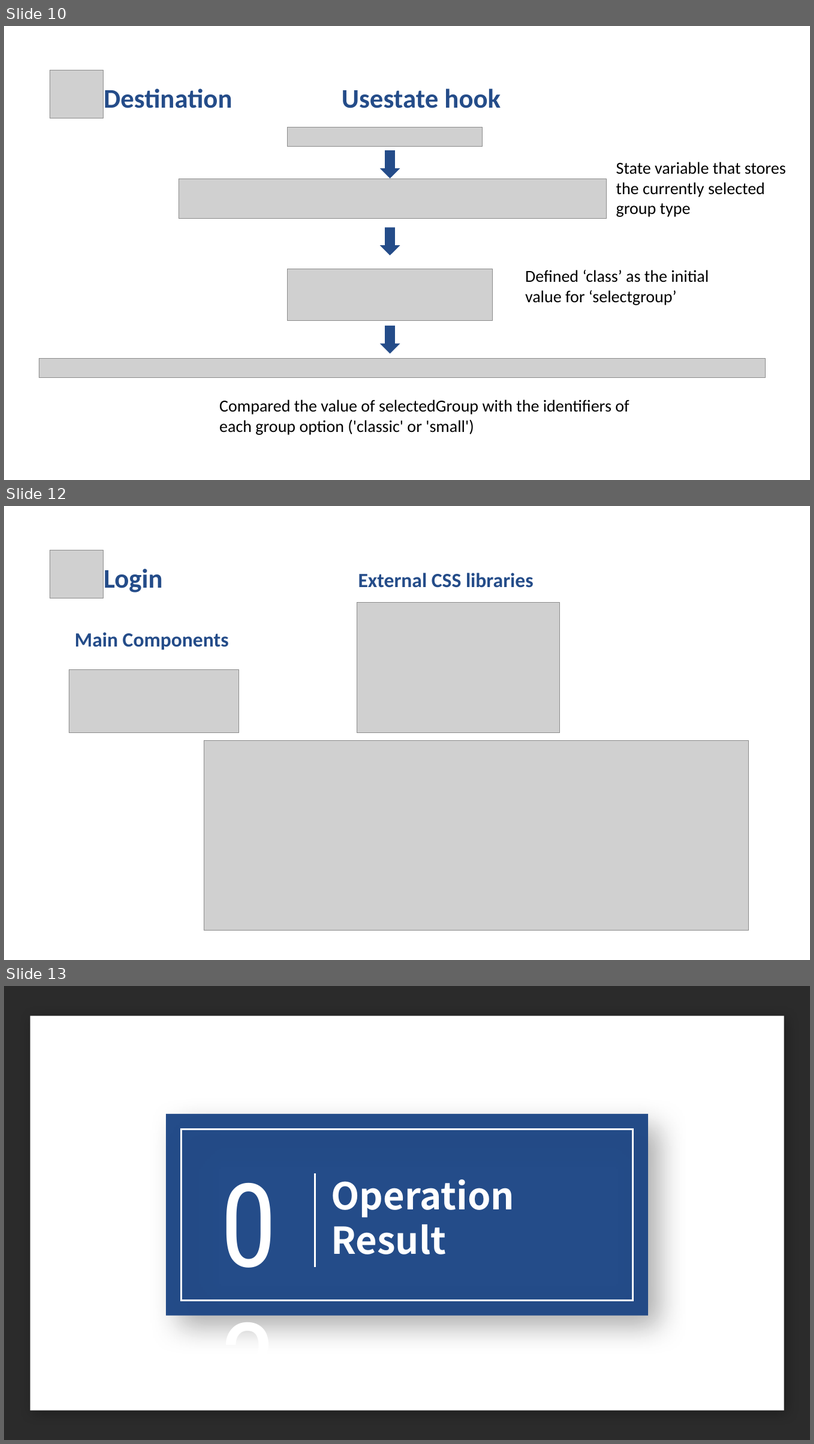
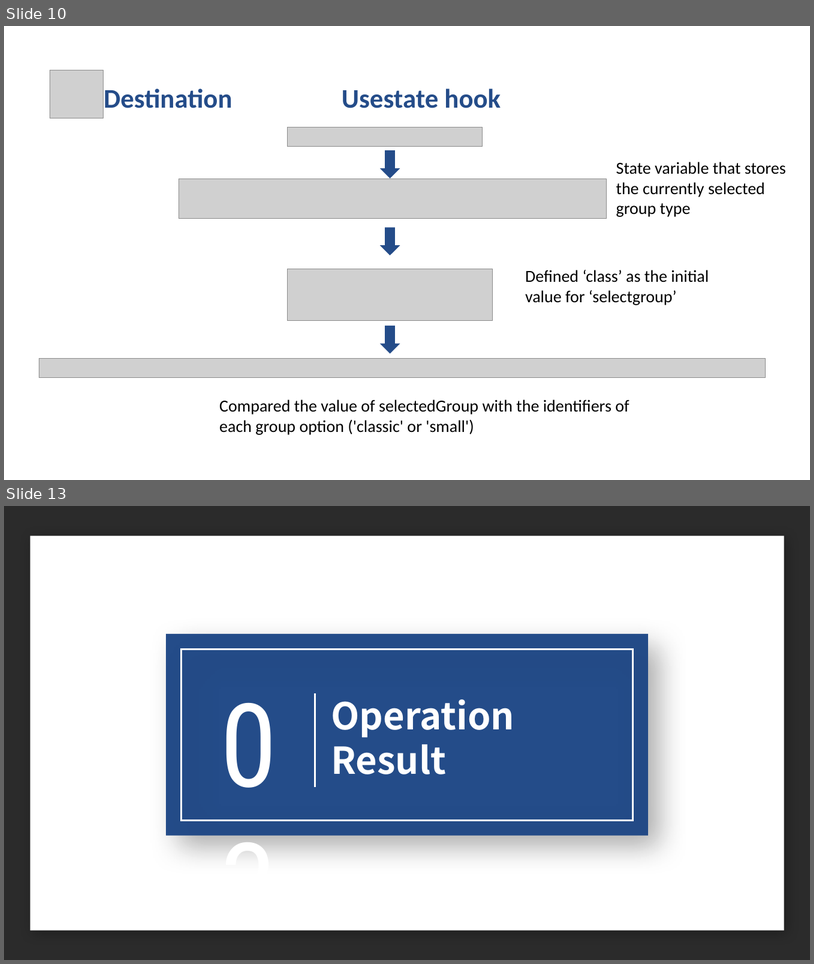
Before and after one commit to chongchen1999/TravelMingle, a slide deck: INFO6150-final.pptx. Shown one above the other, each under a label of ours: slides 10, 12 and 13 before the commit, slides 10 and 13 after it; the slides between them are not shown. The pictures are 814x1444 and 814x964 pixels, drawn with LibreOffice and Linux fonts; fonts in the diff are those of the drawing; grey boxes stand for pictures; background and template pictures are left out; a plain dark background stands for a picture behind light text. Boxes give left, top, right and bottom in pixels: in the first picture for what was removed or moved away, otherwise in the second. Text is boxed around its words. In the diff, an @@ line names an element or a change of style, - is before the commit and + after.

```diff
--- a/INFO6150-final.pptx
+++ b/INFO6150-final.pptx
@@ slide 12 removed at <box>4,506,810,960</box>, background picture (left out) @@
@@ picture removed at <box>50,550,103,598</box> @@
@@ title removed at <box>104,568,163,592</box> @@
-Login
@@ text removed at <box>359,573,534,588</box> @@
-External CSS libraries
@@ picture removed at <box>357,602,560,733</box> @@
@@ text removed at <box>75,632,229,650</box> @@
-Main Components
@@ picture removed at <box>69,669,239,733</box> @@
@@ picture removed at <box>204,741,749,930</box> @@
```
Also in this commit, not shown: 5 slides changed, 2 slides added, 1 other slide removed.
